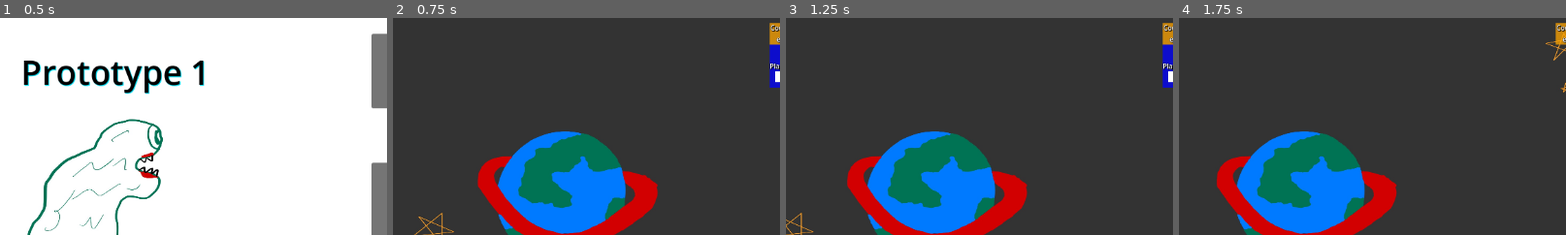
Above: before the commit, frames 1-4 (left to right).
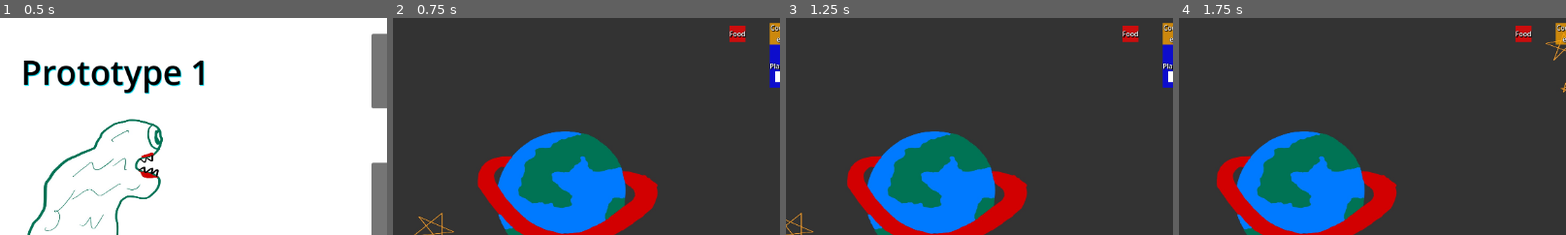
Above: after the commit, the same moments.

Repository: Alexander-Worley/Outer-Plates
Game: Godot game, scene res://MainMenu/mainMenu.tscn
Two runs of this game, one before a commit and one after it. Both use one fixed random seed, a clock stepped at 60 frames per second and the inputs below.
Inputs:
- Up to frame 1 (0.5 s): no input
- Up to frame 2 (0.75 s): click "Play" at 0.5 s
- Up to frame 3 (1.25 s): no input
- Up to frame 4 (1.75 s): hold Right (ui_right) from 1.28 s (still down)
The pictures show only the part of the screen within x 0-50%, y 36-86%; the shares and areas given below are measured in that part.

Frame 1 is identical in both runs. In frame 2, 0.3% of the frame differs, in the area x 86-92%, y 3-12%; in frame 3, 0.3%; in frame 4, 0.3%.

Commit message:
Created a test food

Diff:
--- /dev/null
+++ b/Restaurant/TestFood/testFood.tscn
@@ -0,0 +1,35 @@
+[gd_scene load_steps=3 format=3 uid="uid://b1tqrv16m7ras"]
+
+[ext_resource type="LabelSettings" uid="uid://s0sx8xhp2m43" path="res://devTools/devLables.tres" id="1_xb5q2"]
+
+[sub_resource type="RectangleShape2D" id="RectangleShape2D_m5y3i"]
+size = Vector2(32, 32)
+
+[node name="TestFood" type="Area2D"]
+
+[node name="CollisionShape2D" type="CollisionShape2D" parent="."]
+shape = SubResource("RectangleShape2D_m5y3i")
+
+[node name="devLabel" type="Node2D" parent="."]
+
+[node name="ColorRect" type="ColorRect" parent="devLabel"]
+custom_minimum_size = Vector2(24, 24)
+anchors_preset = 15
+anchor_right = 1.0
+anchor_bottom = 1.0
+grow_horizontal = 2
+grow_vertical = 2
+color = Color(1, 0, 0, 0.74902)
+
+[node name="Food" type="Label" parent="devLabel"]
+custom_minimum_size = Vector2(24, 24)
+anchors_preset = 15
+anchor_right = 1.0
+anchor_bottom = 1.0
+grow_horizontal = 2
+grow_vertical = 2
+text = "Food"
+label_settings = ExtResource("1_xb5q2")
+horizontal_alignment = 1
+vertical_alignment = 1
+autowrap_mode = 3
--- a/Restaurant/restaurant.tscn
+++ b/Restaurant/restaurant.tscn
@@ -1,7 +1,8 @@
-[gd_scene load_steps=5 format=3 uid="uid://behneg0nnc0bq"]
+[gd_scene load_steps=6 format=3 uid="uid://behneg0nnc0bq"]
 
 [ext_resource type="PackedScene" uid="uid://b233dqvocmp88" path="res://Restaurant/BG/BGrestaurant.tscn" id="1_8ks8p"]
 [ext_resource type="PackedScene" uid="uid://d1ahdwi2ft7k0" path="res://Restaurant/Player/player.tscn" id="2_srumu"]
+[ext_resource type="PackedScene" uid="uid://b1tqrv16m7ras" path="res://Restaurant/TestFood/testFood.tscn" id="3_d20ud"]
 [ext_resource type="Script" path="res://Restaurant/Player/player.gd" id="3_yi1fw"]
 [ext_resource type="PackedScene" uid="uid://btugtq4bxfaeh" path="res://Restaurant/Counter/counter.tscn" id="4_jgfwf"]
 
@@ -18,13 +19,18 @@
 theme_override_font_sizes/font_size = 50
 text = "Prototype 1"
 
+[node name="Counters" type="Node2D" parent="."]
+
+[node name="Counter" parent="Counters" instance=ExtResource("4_jgfwf")]
+position = Vector2(576, 256)
+
+[node name="Foods" type="Node2D" parent="."]
+
+[node name="TestFood" parent="Foods" instance=ExtResource("3_d20ud")]
+position = Vector2(512, 256)
+
 [node name="Players" type="Node2D" parent="."]
 
 [node name="Player" parent="Players" instance=ExtResource("2_srumu")]
 position = Vector2(576, 320)
 script = ExtResource("3_yi1fw")
-
-[node name="Counters" type="Node2D" parent="."]
-
-[node name="Counter" parent="Counters" instance=ExtResource("4_jgfwf")]
-position = Vector2(576, 256)
